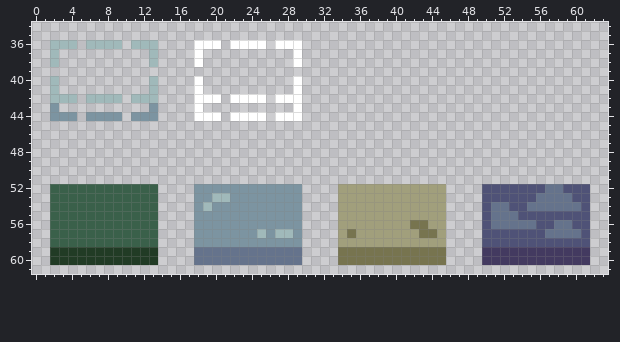
Edited in one commit: pixel-art file (Prototypes/Block Colony/Assets/Sprites/InGameSprites.aseprite). Above, as it was before the edit.
64x64 pixels, 1 frame. Shown: x 0..63, y 34..61.
And afterwards:
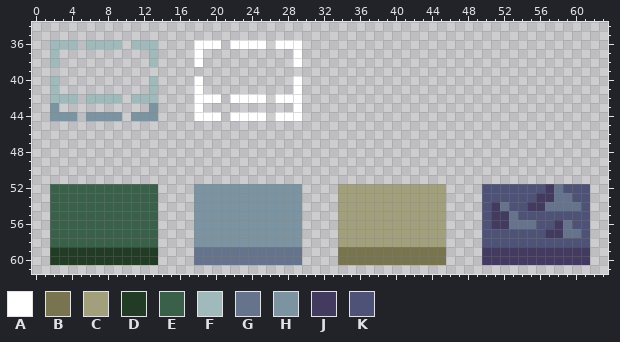
Palette (. is transparent): A #ffffff  B #77744f  C #a19f7c  D #213b25  E #3a604a  F #a0b9ba  G #65738c  H #7c94a1  J #433a60  K #4f5277
The edit:
Layer "Layer 1":
y 52: x 57 G -> J
y 53: x 20..21 FF -> HH; x 56..57 GG -> JJ
y 54: x 19 F -> H; x 51 G -> J; x 55..56 GG -> JJ
y 55: x 51..52 GG -> JJ
y 56: x 42..43 BB -> CC; x 51..52 GG -> JJ; x 58 G -> J
y 57: x 25 F -> H; x 27..28 FF -> HH; x 35 B -> C; x 43..44 BB -> CC; x 57..58 GG -> JJ
Where, in picture pixels (left, top, right, bottom), the same in both pictures:
changed: (491, 184, 563, 238)
changed: (203, 193, 293, 238)
changed: (410, 220, 437, 238)
changed: (347, 229, 356, 238)
